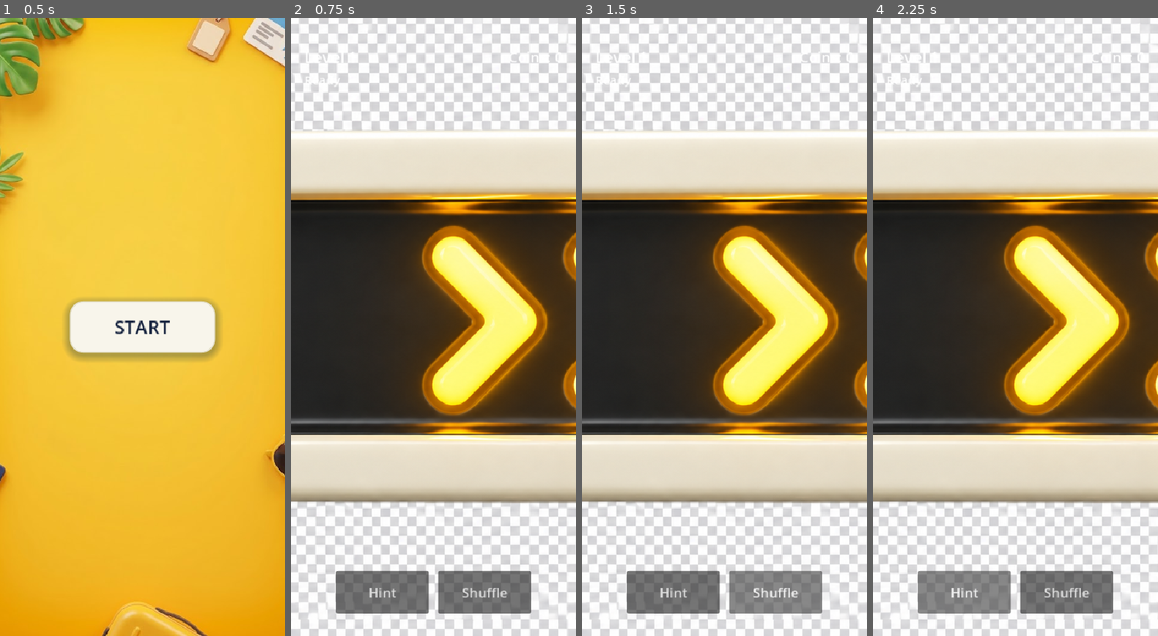
Above: before the commit, frames 1-4 (left to right).
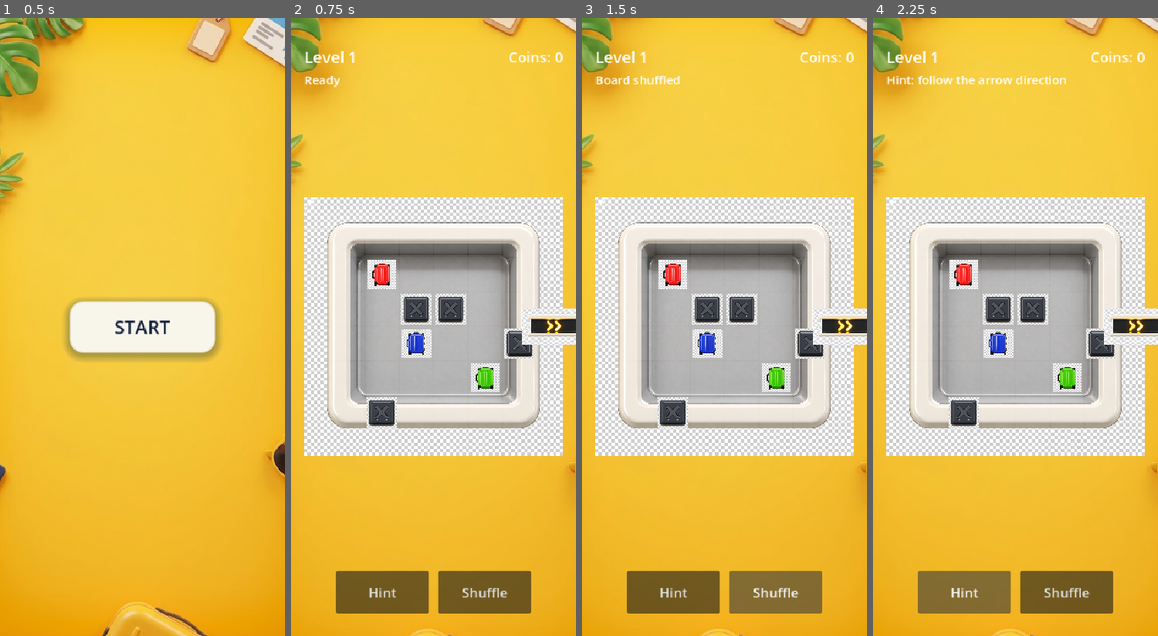
Above: after the commit, the same moments.

Repository: monetbee/luggage-jam
Game: Godot game, scene res://scenes/main_menu.tscn
The game is run twice, just before and just after one commit, with the same random seed, the same clock (stepped at 60 frames per second) and the same inputs.
Inputs:
- Up to frame 1 (0.5 s): no input
- Up to frame 2 (0.75 s): click "START" at 0.5 s
- Up to frame 3 (1.5 s): click "Shuffle" at 1.25 s
- Up to frame 4 (2.25 s): click "Hint" at 2 s

Frame 1 is identical in both runs. In frame 2, 99% of the frame differs, in the area x 0-100%, y 0-100%; in frame 3, 99%; in frame 4, 99%.
Error before the commit: Parse Error: Cannot infer the type of "factor" variable because the value doesn't have a set type. (res://scripts/game.gd:99)

Commit message:
Fix remaining strict typing errors in game script

Diff:
--- a/scripts/game.gd
+++ b/scripts/game.gd
@@ -1,8 +1,8 @@
 extends Node2D
 
-const CELL_SIZE := 52
-const LUGGAGE_SCENE := preload("res://scenes/luggage.tscn")
-const WALL_TEXTURE := preload("res://assets/x.jpeg")
+const CELL_SIZE: int = 52
+const LUGGAGE_SCENE: PackedScene = preload("res://scenes/luggage.tscn")
+const WALL_TEXTURE: Texture2D = preload("res://assets/x.jpeg")
 
 @onready var board: Node2D = $Board
 @onready var tray: Sprite2D = $Tray
@@ -37,10 +37,10 @@
 func _fit_sprite_to_width(sprite: Sprite2D, target_width: float) -> void:
 	if sprite == null or sprite.texture == null:
 		return
-	var texture_width := float(sprite.texture.get_width())
+	var texture_width: float = float(sprite.texture.get_width())
 	if texture_width <= 0.0:
 		return
-	var factor := target_width / texture_width
+	var factor: float = target_width / texture_width
 	sprite.scale = Vector2(factor, factor)
 
 
@@ -48,36 +48,38 @@
 	level_number = level_id
 	level_data = LevelManager.load_level(level_id)
 	level_label.text = "Level %d" % level_id
-	coins_label.text = "Coins: %d" % save_data.get("coins", 0)
+	coins_label.text = "Coins: %d" % int(save_data.get("coins", 0))
 	status_label.text = "Ready"
 	collected_count = 0
 	walls.clear()
 	luggages.clear()
-	for child in board.get_children():
+	for child: Node in board.get_children():
 		child.queue_free()
 
-	var board_size := int(level_data.get("size", 6))
-	for row in range(board_size):
-		for col in range(board_size):
-			var tile_node := ColorRect.new()
+	var board_size: int = int(level_data.get("size", 6))
+	for row: int in range(board_size):
+		for col: int in range(board_size):
+			var tile_node: ColorRect = ColorRect.new()
 			tile_node.mouse_filter = Control.MOUSE_FILTER_IGNORE
 			tile_node.color = Color(1.0, 1.0, 1.0, 0.055)
 			tile_node.size = Vector2(CELL_SIZE - 2, CELL_SIZE - 2)
 			tile_node.position = board_position_for(row, col) - Vector2((CELL_SIZE - 2) * 0.5, (CELL_SIZE - 2) * 0.5)
 			board.add_child(tile_node)
 
-	for wall in level_data.get("walls", []):
-		var wall_row := int(wall["row"])
-		var wall_col := int(wall["col"])
+	for wall: Dictionary in level_data.get("walls", []):
+		var wall_row: int = int(wall.get("row", 0))
+		var wall_col: int = int(wall.get("col", 0))
 		walls[Vector2i(wall_row, wall_col)] = true
-		var wall_node := Sprite2D.new()
+		var wall_node: Sprite2D = Sprite2D.new()
 		wall_node.texture = WALL_TEXTURE
 		wall_node.position = board_position_for(wall_row, wall_col)
 		_fit_sprite_to_cell(wall_node, 46.0)
 		board.add_child(wall_node)
 
-	for luggage_data in level_data.get("luggages", []):
-		var luggage: Luggage = LUGGAGE_SCENE.instantiate()
+	for luggage_data: Dictionary in level_data.get("luggages", []):
+		var luggage: Luggage = LUGGAGE_SCENE.instantiate() as Luggage
+		if luggage == null:
+			continue
 		luggage.row = int(luggage_data.get("row", 0))
 		luggage.col = int(luggage_data.get("col", 0))
 		luggage.color = String(luggage_data.get("color", "red"))
@@ -91,12 +93,12 @@
 func _fit_sprite_to_cell(sprite: Sprite2D, target_size: float) -> void:
 	if sprite.texture == null:
 		return
-	var width := float(sprite.texture.get_width())
-	var height := float(sprite.texture.get_height())
-	var largest := max(width, height)
+	var width: float = float(sprite.texture.get_width())
+	var height: float = float(sprite.texture.get_height())
+	var largest: float = maxf(width, height)
 	if largest <= 0.0:
 		return
-	var factor := target_size / largest
+	var factor: float = target_size / largest
 	sprite.scale = Vector2(factor, factor)
 
 
@@ -108,19 +110,19 @@
 	if luggage.collected:
 		return
 
-	var direction_vector := luggage.direction_to_grid_vector(luggage.direction)
-	var board_size := int(level_data.get("size", 6))
-	var moved := false
+	var direction_vector: Vector2i = luggage.direction_to_grid_vector(luggage.direction)
+	var board_size: int = int(level_data.get("size", 6))
+	var moved: bool = false
 
 	while true:
-		var next_row := luggage.row + direction_vector.x
-		var next_col := luggage.col + direction_vector.y
+		var next_row: int = luggage.row + direction_vector.x
+		var next_col: int = luggage.col + direction_vector.y
 
 		if next_row < 0 or next_row >= board_size or next_col < 0 or next_col >= board_size:
 			collect_luggage(luggage)
 			return
 
-		var next_cell := Vector2i(next_row, next_col)
+		var next_cell: Vector2i = Vector2i(next_row, next_col)
 		if walls.has(next_cell) or has_luggage_at(next_row, next_col):
 			status_label.text = "Blocked" if not moved else "Moved"
 			return
@@ -132,7 +134,7 @@
 
 
 func has_luggage_at(row: int, col: int) -> bool:
-	for luggage in luggages:
+	for luggage: Luggage in luggages:
 		if luggage.collected:
 			continue
 		if luggage.row == row and luggage.col == col:
@@ -154,8 +156,8 @@
 
 
 func _on_shuffle_pressed() -> void:
-	var directions := ["up", "down", "left", "right"]
-	for luggage in luggages:
+	var directions: Array[String] = ["up", "down", "left", "right"]
+	for luggage: Luggage in luggages:
 		if luggage.collected:
 			continue
 		luggage.direction = directions[randi() % directions.size()]
@@ -165,8 +167,9 @@
 
 func _on_level_cleared() -> void:
 	save_data["coins"] = int(save_data.get("coins", 0)) + 20
-	save_data["highest_level"] = max(int(save_data.get("highest_level", 1)), level_number + 1)
+	save_data["highest_level"] = maxi(int(save_data.get("highest_level", 1)), level_number + 1)
 	SaveManager.save(save_data)
 	status_label.text = "LEVEL COMPLETE"
-	var scene := load("res://scenes/level_complete.tscn")
-	get_tree().change_scene_to_packed(scene)
+	var scene: PackedScene = load("res://scenes/level_complete.tscn") as PackedScene
+	if scene != null:
+		get_tree().change_scene_to_packed(scene)
